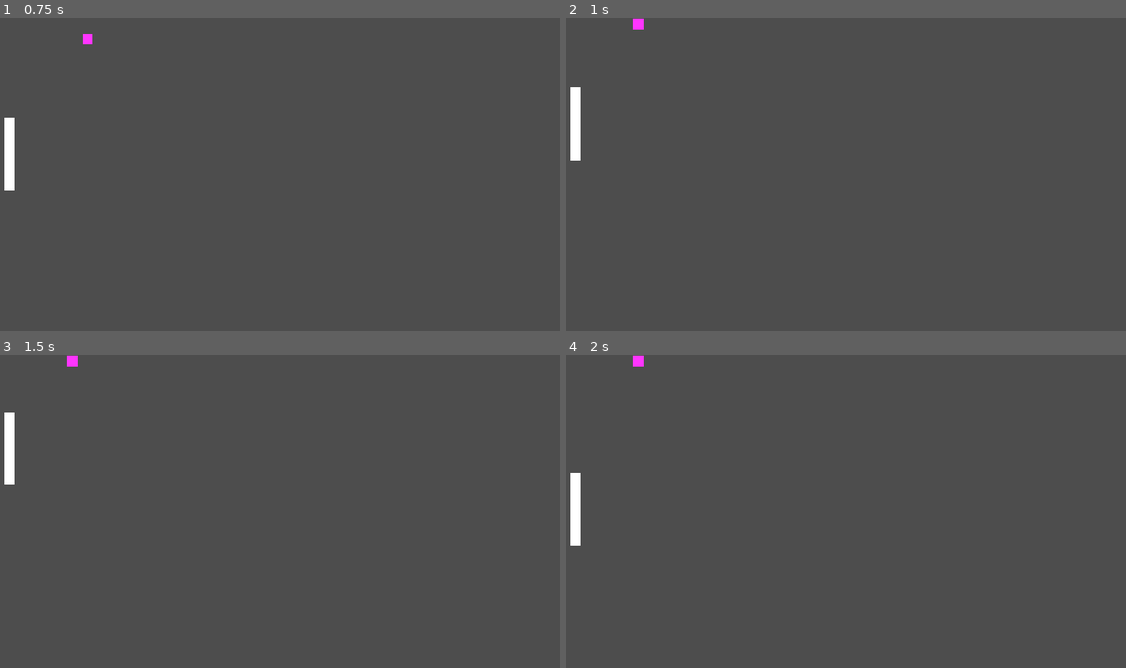
Above: before the commit, frames 1-4 (two rows, left to right).
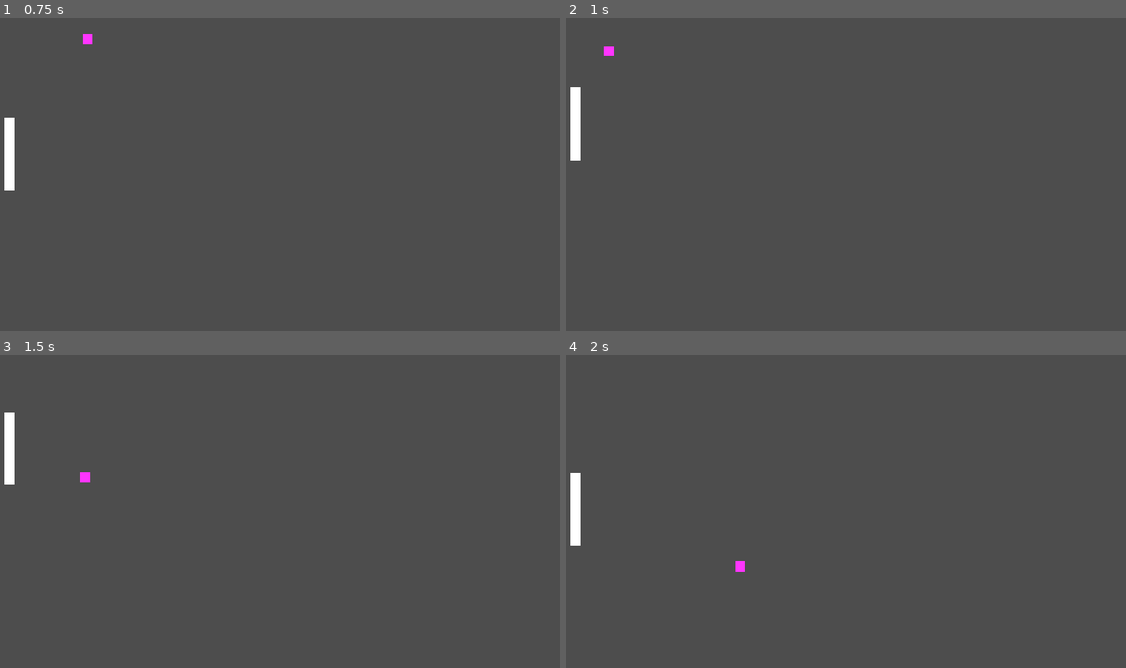
Above: after the commit, the same moments.

Repository: fernandookada/pong
Game: Godot game, scene res://scene/main.tscn
Two runs of this game, one before a commit and one after it. Both use one fixed random seed, a clock stepped at 60 frames per second and the inputs below.
Inputs:
- Up to frame 1 (0.75 s): hold Up (move_up) from 0.53 s (still down)
- Up to frame 2 (1 s): keep holding Up (move_up)
- Up to frame 3 (1.5 s): release Up (move_up) at 1.28 s; hold Down (move_down) from 1.28 s (still down)
- Up to frame 4 (2 s): keep holding Down (move_down)

Frame 1 is identical in both runs. In frame 2, 0.1% of the frame differs, in the area x 6-14%, y 0-13%; in frame 3, 0.1%, in the area x 11-17%, y 0-41%; in frame 4, 0.1%.

Commit message:
Fix ball bounce

Diff:
--- a/scene/main.tscn
+++ b/scene/main.tscn
@@ -10,6 +10,9 @@
 
 [sub_resource type="RectangleShape2D" id="RectangleShape2D_fwbck"]
 size = Vector2(1170, 20)
+
+[sub_resource type="RectangleShape2D" id="RectangleShape2D_7i21o"]
+size = Vector2(20, 671)
 
 [node name="Main" type="Node2D" unique_id=2055367458]
 
@@ -40,12 +43,18 @@
 offset_bottom = 10.0
 color = Color(1, 0.20784314, 1, 1)
 
-[node name="StaticBody2D" type="StaticBody2D" parent="." unique_id=1574135094]
+[node name="Wall" type="StaticBody2D" parent="." unique_id=1574135094]
 
-[node name="CollisionShape2D" type="CollisionShape2D" parent="StaticBody2D" unique_id=211759569]
+[node name="CollisionShape2D" type="CollisionShape2D" parent="Wall" unique_id=211759569]
 position = Vector2(575, -8)
 shape = SubResource("RectangleShape2D_fwbck")
 
-[node name="CollisionShape2D2" type="CollisionShape2D" parent="StaticBody2D" unique_id=138050610]
+[node name="CollisionShape2D2" type="CollisionShape2D" parent="Wall" unique_id=138050610]
 position = Vector2(581, 656)
 shape = SubResource("RectangleShape2D_fwbck")
+
+[node name="Wall2" type="StaticBody2D" parent="." unique_id=2026625663]
+
+[node name="CollisionShape2D" type="CollisionShape2D" parent="Wall2" unique_id=1607425913]
+position = Vector2(1159, 328)
+shape = SubResource("RectangleShape2D_7i21o")
--- a/script/ball.gd
+++ b/script/ball.gd
@@ -8,4 +8,9 @@
 	move_and_slide()
 
 	if get_last_slide_collision() != null:
-		direction.x *= -1
+		var collision = get_last_slide_collision()
+		if collision.get_collider().name == "Wall":
+			direction.y *= -1
+		else:
+			direction.x *= -1
+		#print("Collided with: ", collision.get_collider().name)
